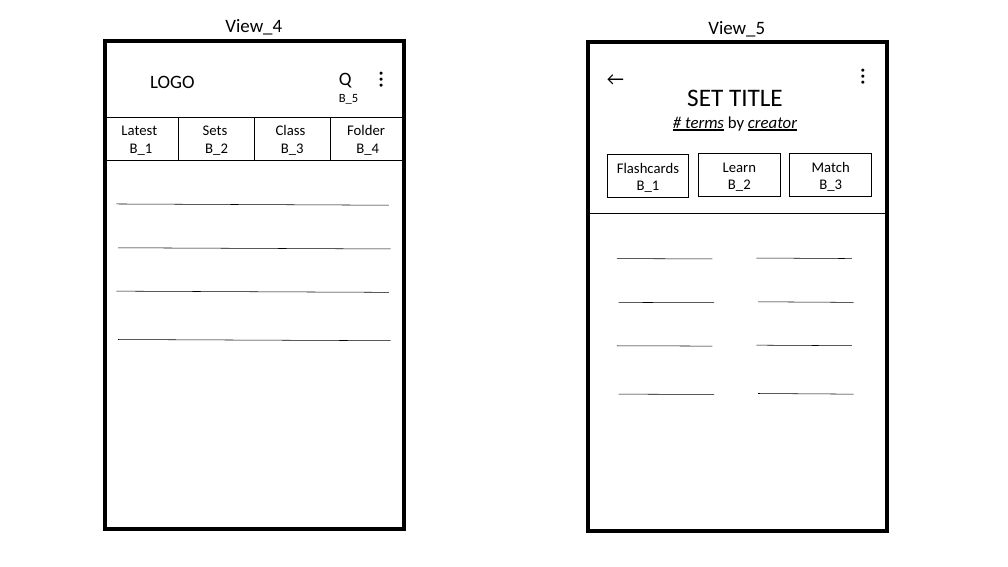
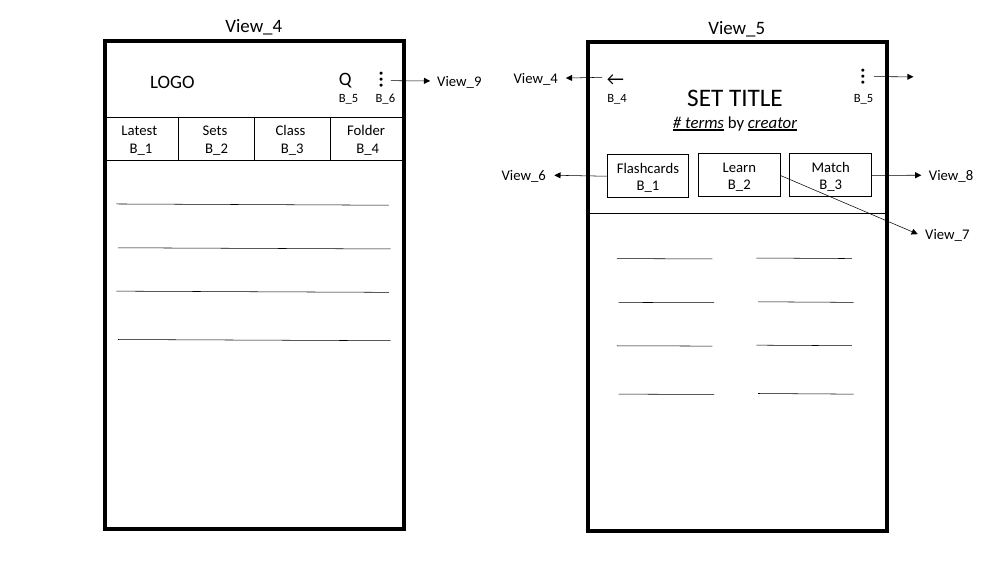
Before and after one commit to mhlee1215/IEDUFlashCard, a slide deck: slide 3 of Device Screen.pptx (slide 2 before the commit). Drawn at 1008x567 pixels with LibreOffice and Linux fonts; fonts in the diff are those of the drawing. Boxes give left, top, right and bottom in pixels: in the first picture for what was removed or moved away, otherwise in the second. Text is boxed around its words. In the diff, an @@ line names an element or a change of style, - is before the commit and + after.

```diff
--- a/Device Screen.pptx
+++ b/Device Screen.pptx
@@ arrow added from (391, 81) to (430, 81), #000000 0.5 pt @@
@@ text added at bbox=[437, 76, 481, 88], 14 pt, text #000000 @@
+View_9
@@ text added at bbox=[514, 73, 558, 85], 14 pt, text #000000 @@
+View_4
@@ arrow added from (603, 77) to (566, 78), #000000 0.5 pt @@
@@ arrow added from (874, 76) to (913, 77), #000000 0.5 pt @@
@@ text added at bbox=[376, 93, 395, 104], 12 pt, text #000000 @@
+B_6
@@ text added at bbox=[607, 94, 626, 104], 12 pt, text #000000 @@
+B_4
@@ text added at bbox=[854, 94, 873, 104], 12 pt, text #000000 @@
+B_5
@@ text added at bbox=[502, 170, 546, 182], 14 pt, text #000000 @@
+View_6
@@ arrow added from (607, 176) to (554, 175), #000000 0.5 pt @@
@@ arrow added from (780, 175) to (918, 234), #000000 0.5 pt @@
@@ arrow added from (872, 175) to (922, 175), #000000 0.5 pt @@
@@ text added at bbox=[929, 170, 973, 182], 14 pt, text #000000 @@
+View_8
@@ text added at bbox=[925, 229, 969, 241], 14 pt, text #000000 @@
+View_7
```
Also in this commit, not shown: 3 other slides changed, 1 slide added.
